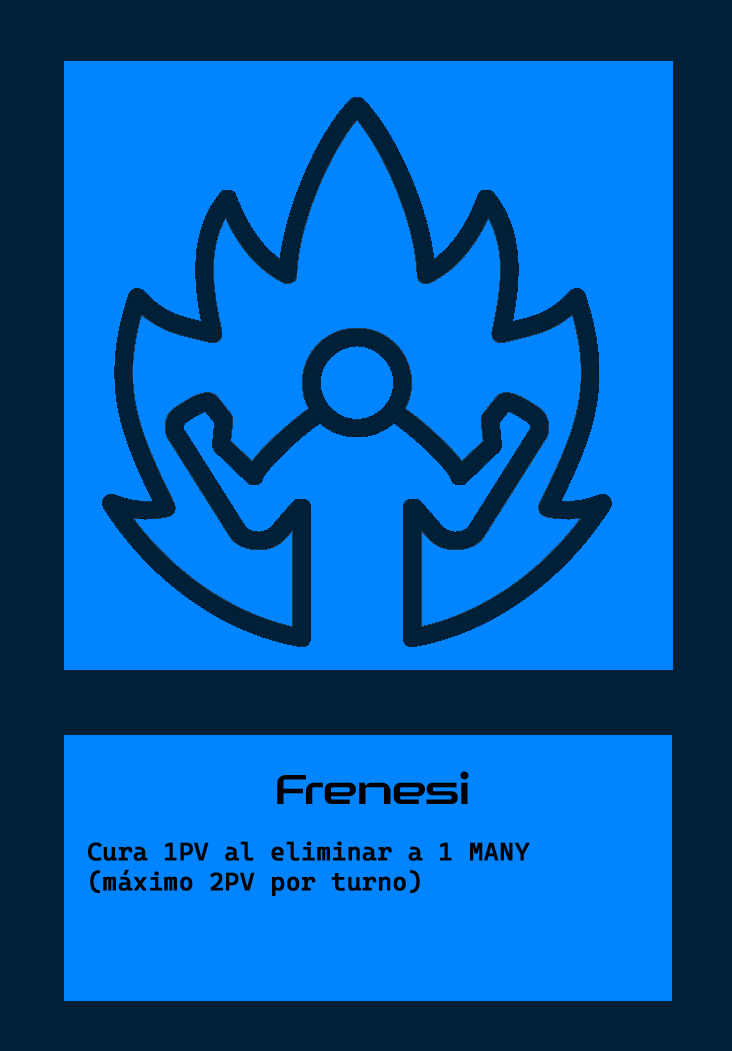
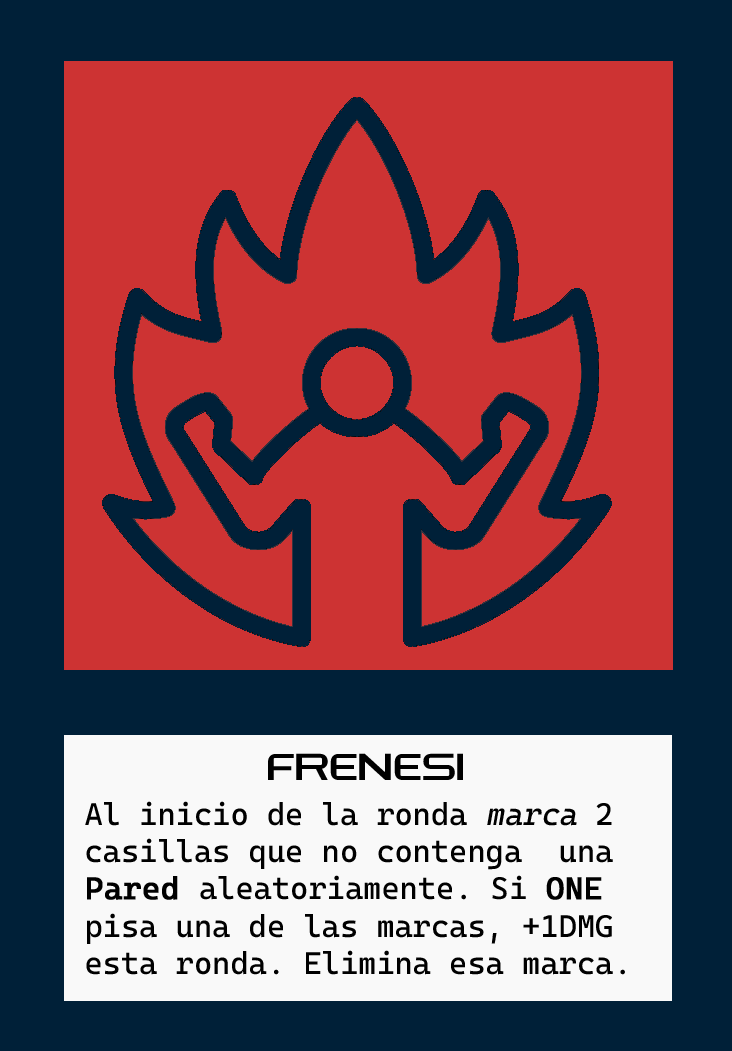
Revision of a layered 732px x 1051px image; what changed, layer by layer:
painted on "DESC_CARTA" over [85, 801, 625, 975]
painted on "TITULO_CARTA" over [268, 753, 469, 804]
hid "FONDO ONE", painted on it over [64, 61, 673, 1001]
showed "FONDO MANY", painted on it over [64, 61, 673, 1001]
